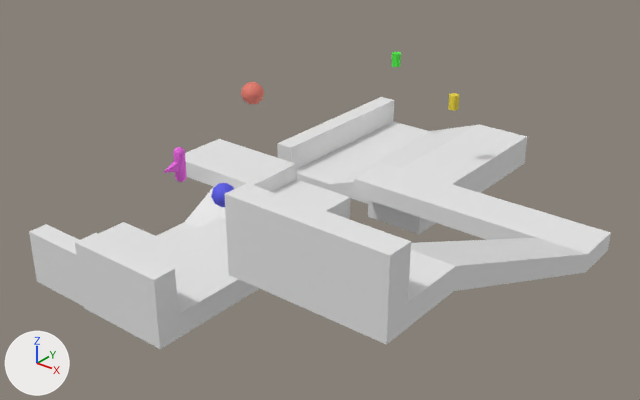
An edit to the FBX model core/assets/scene.fbx, drawn before and after from the same camera.
One viewpoint serves both versions: a 50 mm lens placed at (107.6, -94.9, 74.4), pointed at (21.5, 12.7, 7.7). Arrows for +X, +Y and +Z are at lower left; the lights stay in place. Where no turn or scale is listed for an object, it has been applied to the vertices.

Names of what the first picture shows: 'char', 'ground'.
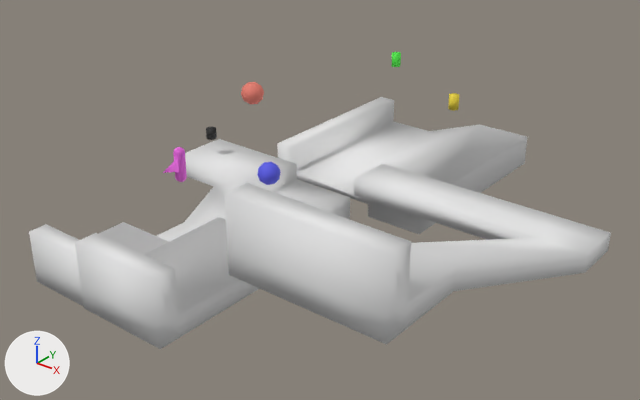
What the commit changed:
Material 'Material' (mat_material) is new.
Its base color is (0.0134, 0.0134, 0.0134) (black #1f1f1f).
Its roughness is 0.69.
me_cube_001 has 128 vertices, 118 faces and spans x -37.3..42.2, y -52.8..57.5, z -8.9..25.2.
me_cube_001 is used by ob_ground; location (22.0, 16.2, 5.2).
me_cube_001 part 1: edges marked sharp go from 171 to 0.
Mesh me_cylinder is new.
It is a 32-sided cylinder along z spanning x -1.0..1.0, y -1.0..1.0, z -1.0..1.0.
It uses material mat_material (black #1f1f1f).
Object 'Cylinder' (ob_cylinder) is new; it shows me_cylinder.
Its location is (-10.6, 18.7, 10.3).

Boxes (x1, y1, x2, y2) around the edits, measured in the pictures (640 x 400 px):
'Cylinder', added
    after: (206, 127, 217, 140)
part 1 of me_cube_001, shading changed
    both: (29, 97, 611, 349)
